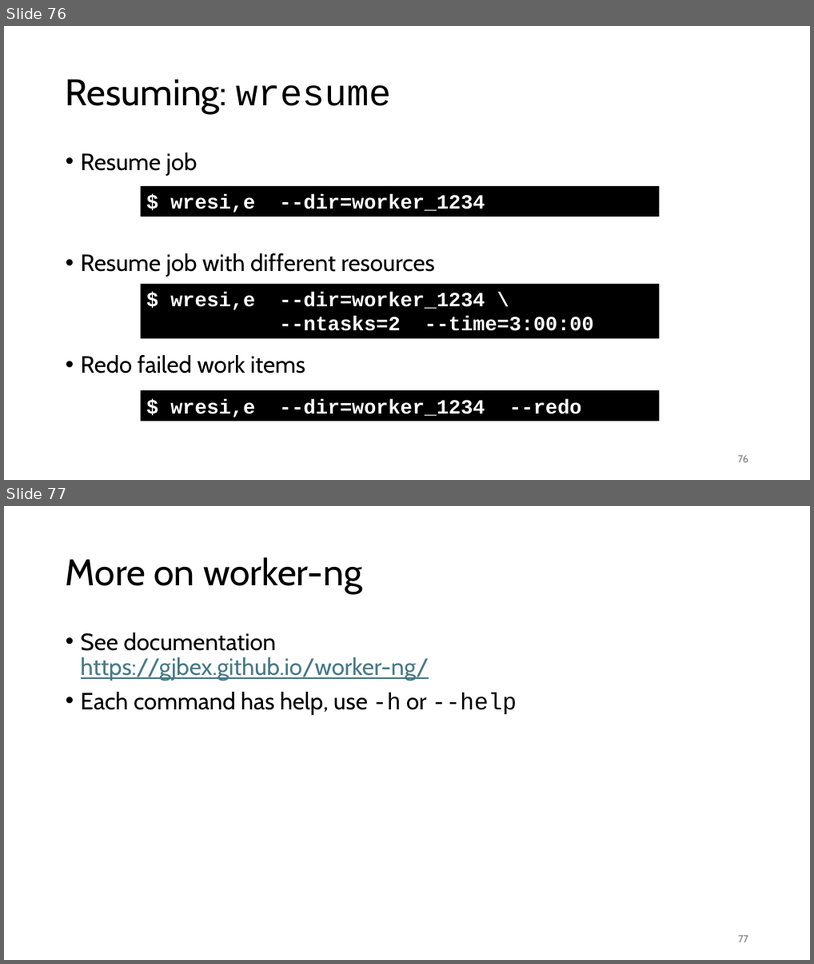
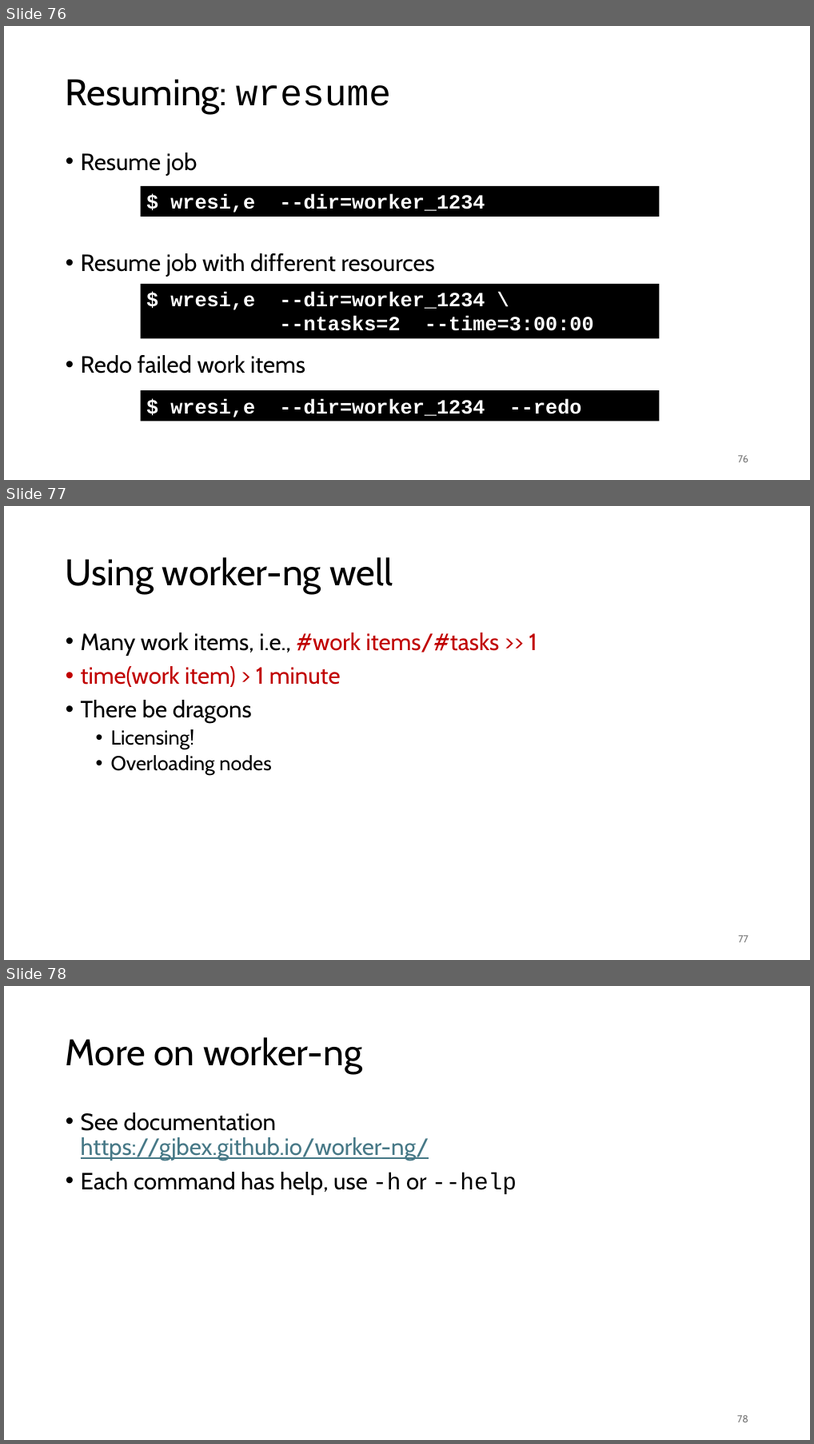
Before and after one commit to gjbex/Workflows-for-HPC, a slide deck: workflow_for_HPC.pptx. Shown one above the other, each under a label of ours: slides 76 and 77 before the commit, slides 76, 77 and 78 after it. The pictures are 814x964 and 814x1444 pixels, drawn with LibreOffice and Linux fonts; fonts in the diff are those of the drawing. Boxes give left, top, right and bottom in pixels: in the first picture for what was removed or moved away, otherwise in the second. Text is boxed around its words. In the diff, an @@ line names an element or a change of style, - is before the commit and + after.

```diff
--- a/workflow_for_HPC.pptx
+++ b/workflow_for_HPC.pptx
@@ slide 77 added at bbox=[4, 506, 810, 960], background #FFFFFF @@
@@ title added at bbox=[66, 557, 393, 594], 44 pt, text #000000 @@
+Using worker-ng well
@@ text added at bbox=[81, 632, 537, 775], 28 pt, text #000000 @@
+• Many work items, i.e., #work items/#tasks >> 1
+• time(work item) > 1 minute
+• There be dragons
+  • Licensing!
+  • Overloading nodes
@@ page number added at bbox=[738, 935, 749, 942], 12 pt, text #797979 @@
+77
@@ what was slide 77 is now slide 78 @@
@@ page number at bbox=[738, 1415, 749, 1422]: text changed @@
-77
+78
```
Also in this commit, not shown: 13 other slides added.
